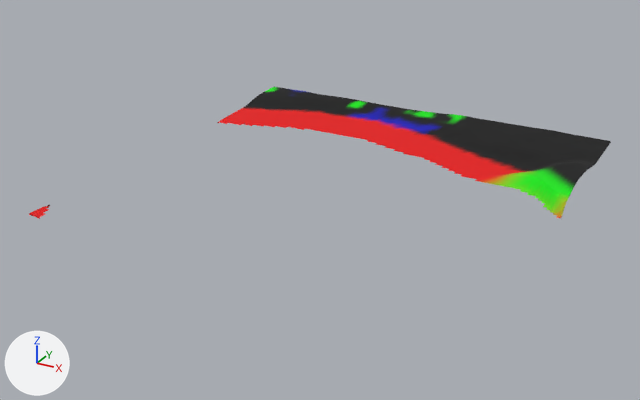
The glTF model dushanbe_city/assets/terrain/coast_400_-800_400.glb as it was, and as the next commit left it.
Both versions are drawn from a camera (50 mm lens) standing at (951.0, -86.0, 314.0) and looking at (585.0, 580.0, -19.0). The axes (+X, +Y, +Z) are drawn at lower left. The lights are the same throughout. The picture after the commit comes second. Vertices at exactly the same position are counted once.

Script lines for the objects in view, before the commit:
```python
me_terrain = bpy.data.meshes.new('terrain')
me_terrain.from_pydata(...)  # 3328 vertices, 6322 faces; spans x -200.0..200.0, y -200.0..200.0, z -4.0..16.0
me_terrain.materials.append(mat_terrain)
ob_terrain = bpy.data.objects.new('terrain', me_terrain)
ob_terrain.location = (600.0, 600.0, 0.0)
```
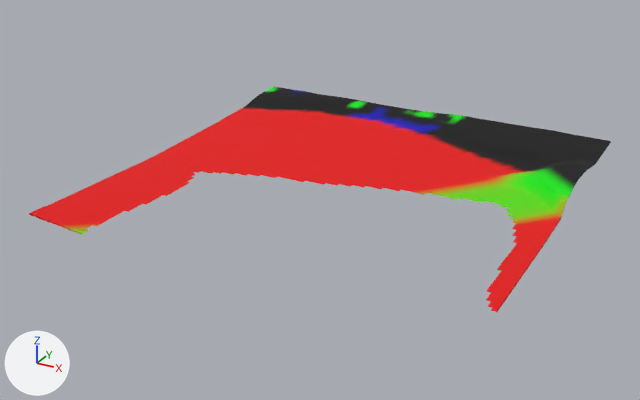
Boxes [x1, y1, x2, y2] around the edits, measured in the pictures (640 x 400 px):
'terrain', reshaped (71% taller)
    before: [29, 87, 611, 219]
    after: [29, 87, 611, 313]
part 1 of me_terrain, added (red)
    after: [40, 122, 561, 313]

Diff of the bpy script that builds the scene:
```diff
--- a/dushanbe_city/assets/terrain/coast_400_-800_400.glb.py
+++ b/dushanbe_city/assets/terrain/coast_400_-800_400.glb.py
@@ me_terrain @@
 # used by ob_terrain; location = (600.0, 600.0, 0.0)
-me_terrain.from_pydata(...)  # 3328 vertices, 6322 faces; spans x -200.0..200.0, y -200.0..200.0, z -4.0..16.0
+me_terrain.from_pydata(...)  # 6620 vertices, 12738 faces; spans x -200.0..200.0, y -200.0..200.0, z -8.0..16.0
+# me_terrain part 1: 3292 vertices added at x -200.0..200.0, y -200.0..104.0, z -8.0..-2.0
 me_terrain.materials.append(mat_terrain)
```
